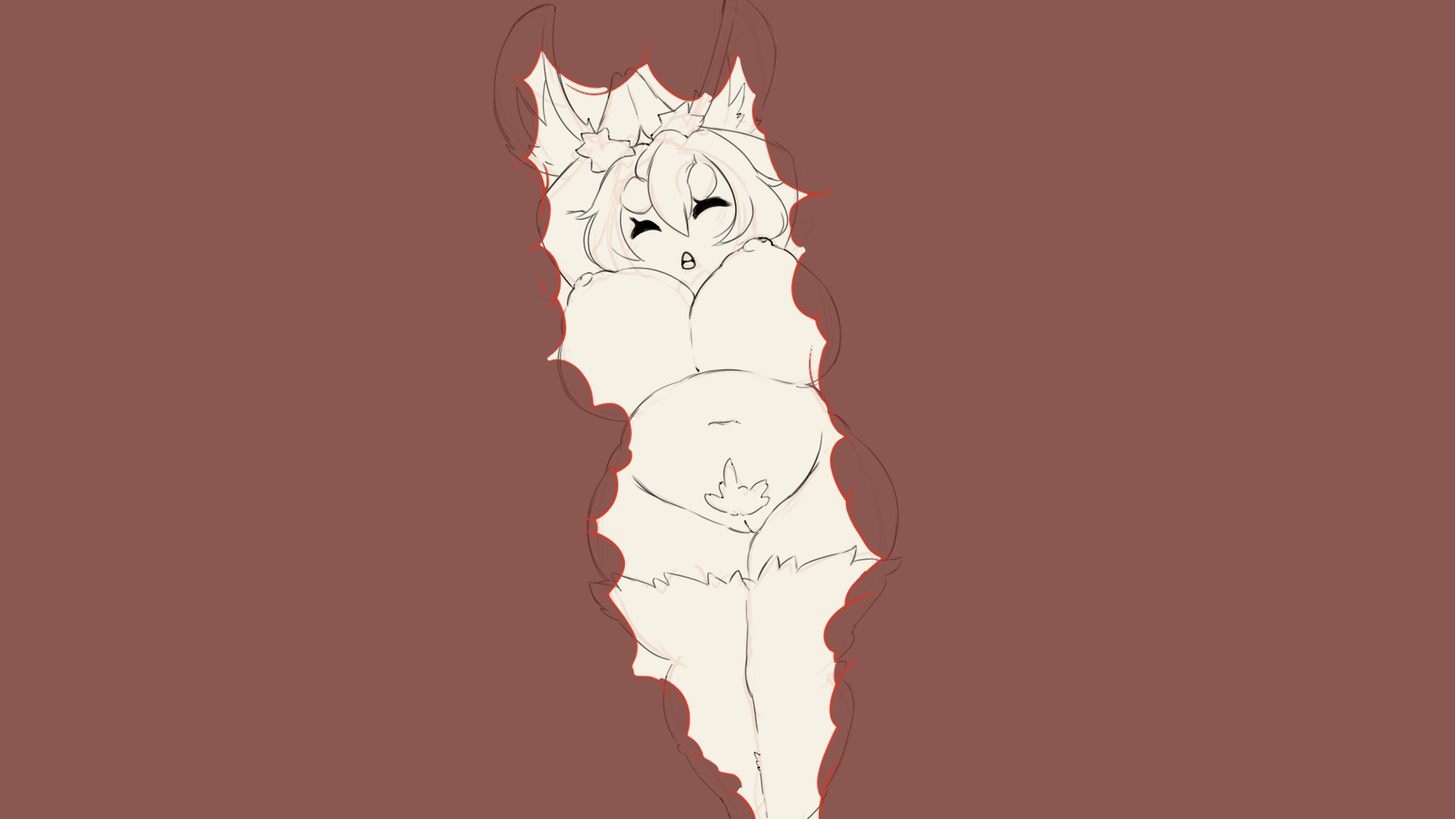
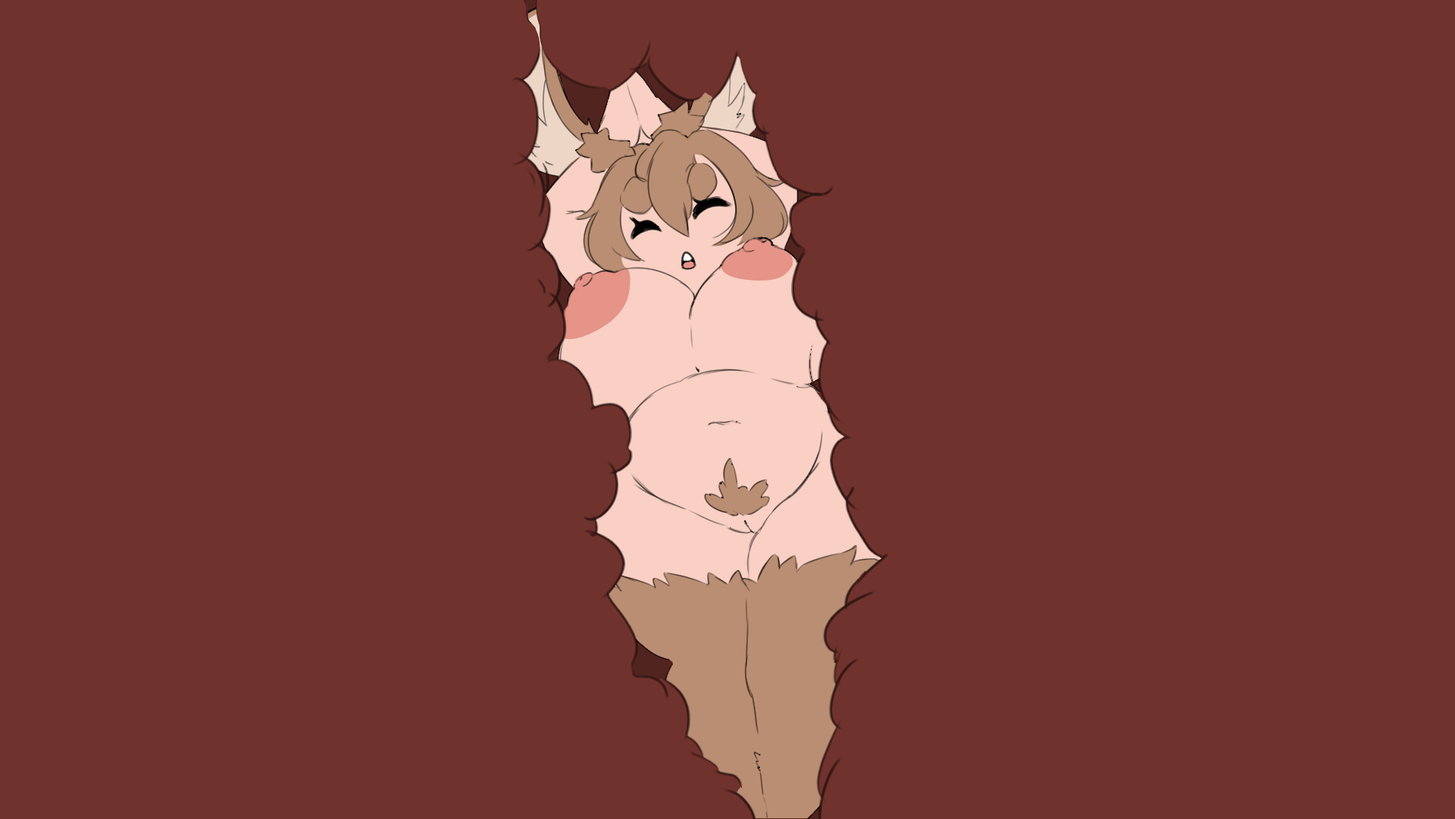
Layers edited between the first and the second 1455x819 image:
"Layer 8": blend normal → multiply, painted on it over [510, 0, 889, 819]
"Layer 9": opacity 80% → 100%, painted on it over [0, 0, 1455, 819]
painted on "Lineart" over [620, 438, 627, 446]
added layer "Layer 2" in group "I3" over [489, 1, 778, 179]
added layer "brown" in group "I3" over [483, 0, 1004, 819]
added layer "pink" in group "I3" over [557, 236, 794, 340]
added layer "white" in group "I3" over [682, 251, 694, 262]
added layer "Base" in group "I3" over [494, 0, 904, 818]
added layer "Layer 1" in group "I3" over [0, 0, 1455, 819]
hid "Layer 3" over [489, 0, 888, 819]
